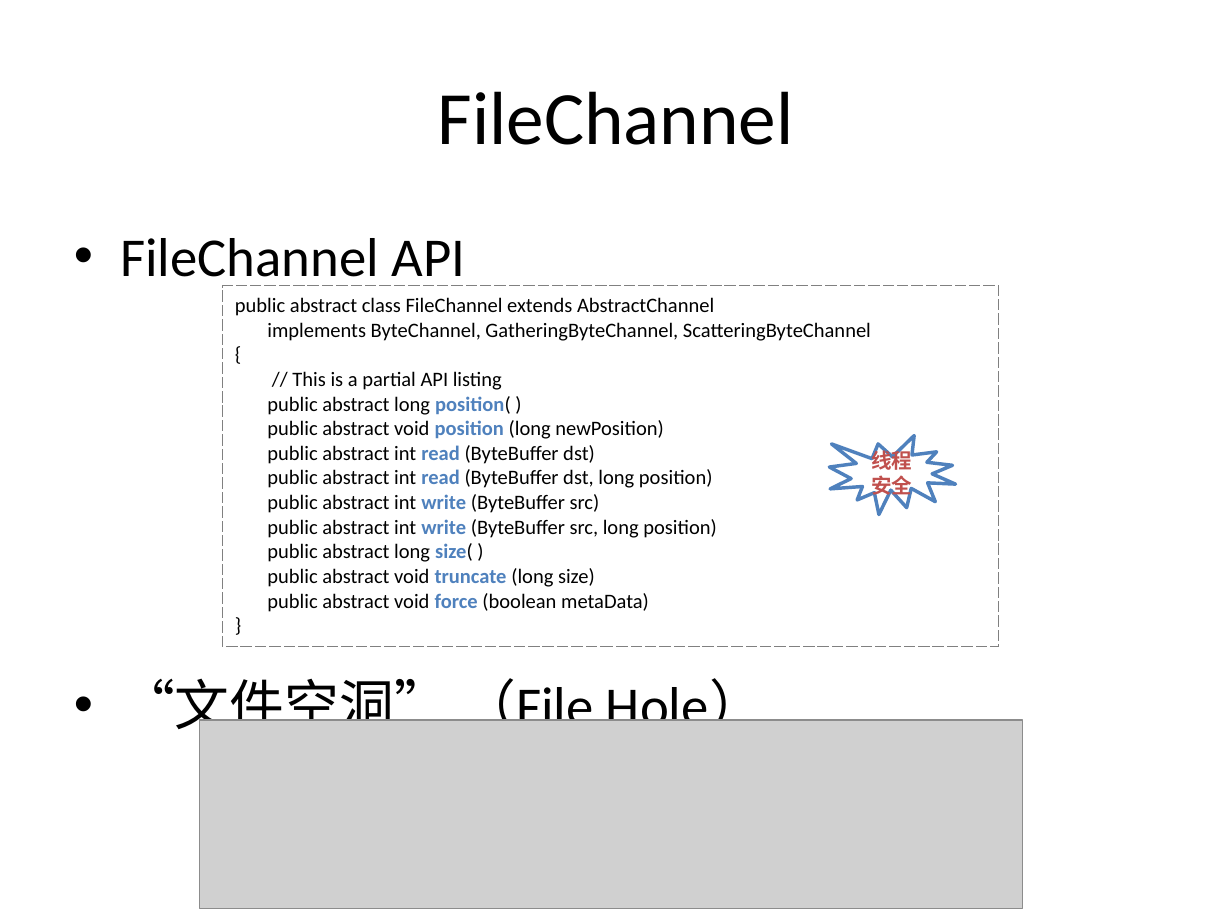
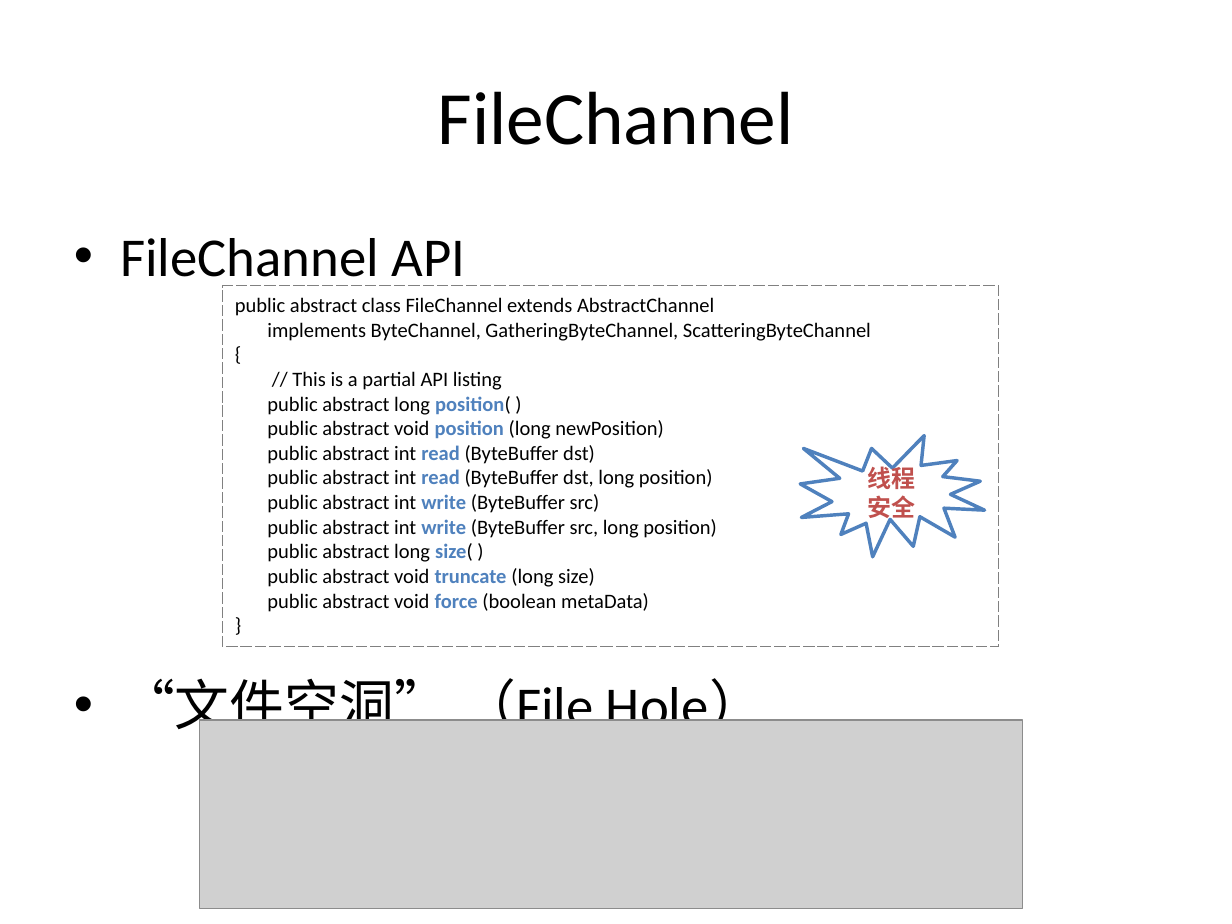
Before and after one commit to guhanjie/Knowledge-sharing, a slide deck: slide 30 of 扒一扒Java IO那些事儿.pptx. Drawn at 1232x924 pixels with LibreOffice and Linux fonts; fonts in the diff are those of the drawing; grey boxes stand for pictures. Boxes give left, top, right and bottom in pixels: in the first picture for what was removed or moved away, otherwise in the second. Text is boxed around its words. In the diff, an @@ line names an element or a change of style, - is before the commit and + after.

```diff
--- a/扒一扒Java IO那些事儿.pptx
+++ b/扒一扒Java IO那些事儿.pptx
@@ irregular seal "线程": place and size @@
-irregular seal "线程" at [829, 436, 955, 515]
+irregular seal "线程" at [801, 436, 986, 557]
@@ text in irregular seal at [867, 463, 915, 523]: text changed; size 12 to 14 pt @@
-线程安全
+线程
+安全
```
Also in this commit, not shown: 9 other slides changed, 6 slides added, 1 slide removed.
